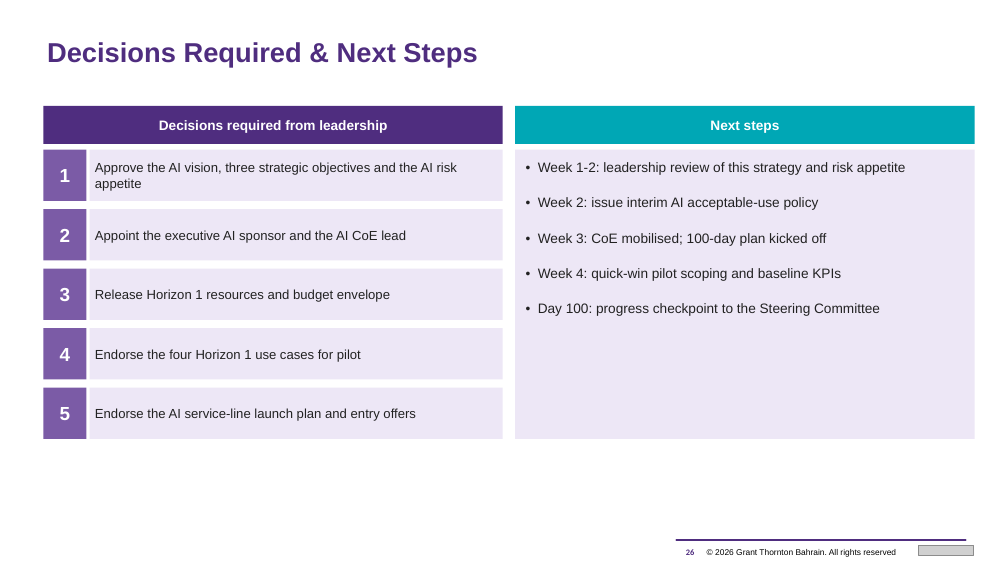
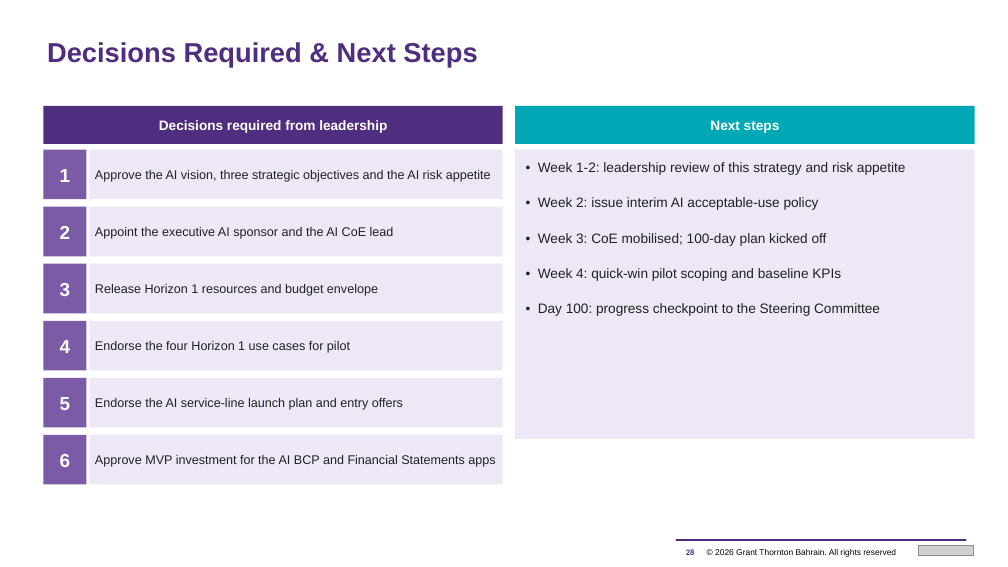
Before and after one commit to mahekdevangtrivedi-wq/GT-AI-Service-Line, a slide deck: slide 28 of 02_AI_Strategy_and_Roadmap/GT_Bahrain_AI_Strategy_and_Roadmap_2026-2028.pptx (slide 26 before the commit). Drawn at 1008x567 pixels with LibreOffice and Linux fonts; fonts in the diff are those of the drawing; grey boxes stand for pictures. Boxes give left, top, right and bottom in pixels: in the first picture for what was removed or moved away, otherwise in the second. Text is boxed around its words. In the diff, an @@ line names an element or a change of style, - is before the commit and + after.

```diff
--- a/02_AI_Strategy_and_Roadmap/GT_Bahrain_AI_Strategy_and_Roadmap_2026-2028.pptx
+++ b/02_AI_Strategy_and_Roadmap/GT_Bahrain_AI_Strategy_and_Roadmap_2026-2028.pptx
@@ 6 rectangles: place and size @@
-6 rectangles at box(43, 209, 503, 380)
+6 rectangles at box(43, 206, 503, 371)
@@ rectangle "5": place and size @@
-rectangle "5" at box(43, 388, 86, 439)
+rectangle "5" at box(43, 378, 86, 428)
@@ size 12.5 to 12 pt in 5 elements at box(90, 150, 503, 200), box(90, 206, 503, 256), box(90, 264, 503, 314), box(90, 321, 503, 371), box(90, 378, 503, 428) @@
@@ rectangle "Endorse the AI service-line launch ...": place and size @@
-rectangle "Endorse the AI service-line launch ..." at box(90, 388, 503, 439)
+rectangle "Endorse the AI service-line launch ..." at box(90, 378, 503, 428)
@@ rectangle added at box(43, 435, 86, 485), fill #7B5BA6, 18 pt, text #FFFFFF, bold @@
+6
@@ rectangle added at box(90, 435, 503, 485), fill #EDE7F6, 12 pt, text #222222 @@
+Approve MVP investment for the AI BCP and Financial Statements apps
```
Also in this commit, not shown: 13 other slides changed, 2 slides added, 25 other files.
